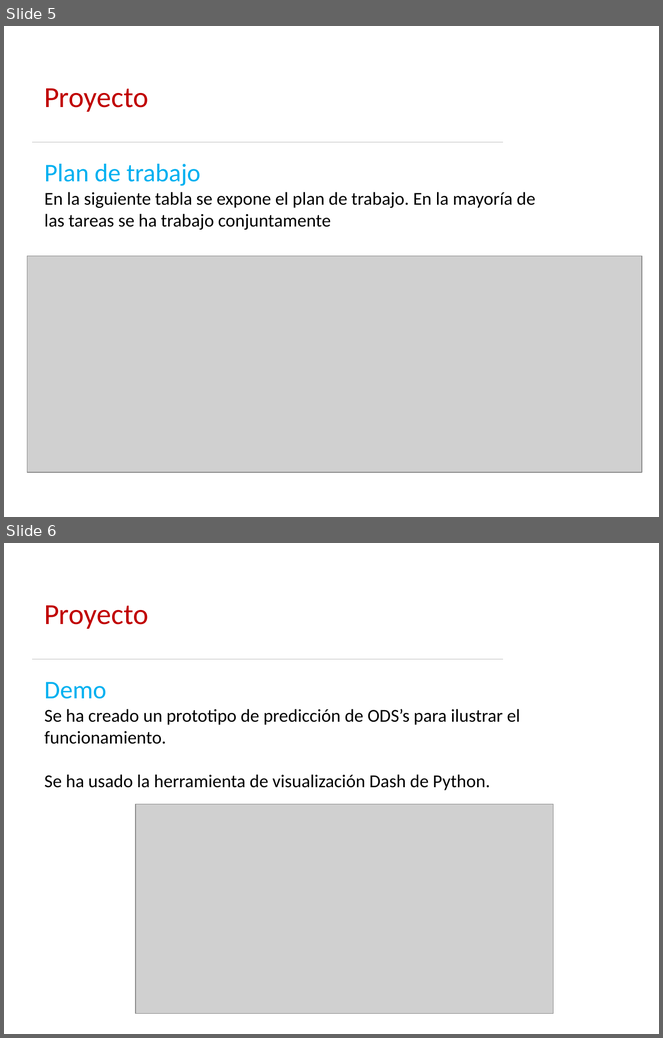
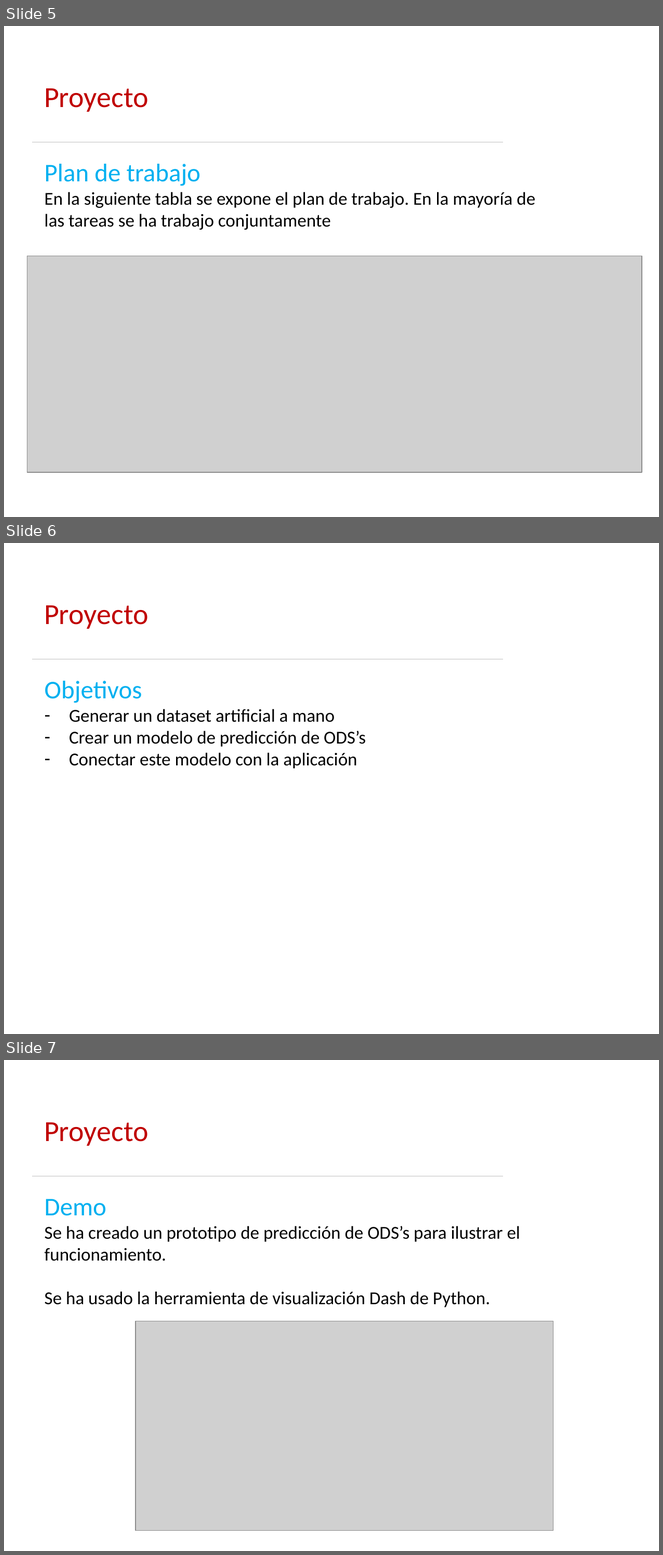
Before and after one commit to GuillePueyo/Radar-ODS-Proyecto-MBIT, a slide deck: Presentación Proyecto MBIT.pptx. Shown one above the other, each under a label of ours: slides 5 and 6 before the commit, slides 5, 6 and 7 after it. The pictures are 663x1038 and 663x1555 pixels, drawn with LibreOffice and Linux fonts; fonts in the diff are those of the drawing; grey boxes stand for pictures; background and template pictures are left out. Boxes give left, top, right and bottom in pixels: in the first picture for what was removed or moved away, otherwise in the second. Text is boxed around its words. In the diff, an @@ line names an element or a change of style, - is before the commit and + after.

```diff
--- a/Presentación Proyecto MBIT.pptx
+++ b/Presentación Proyecto MBIT.pptx
@@ slide 6 added at [4,543,659,1034], background #FFFFFF; not listed: 1 template element that a slide beside it also shows @@
@@ title added at [44,605,149,629], 32 pt, text #C00000 @@
+Proyecto
@@ text added at [45,681,366,769], 20 pt, text #000000 @@
+Objetivos
+– Generar un dataset artificial a mano
+– Crear un modelo de predicción de ODS’s
+– Conectar este modelo con la aplicación
@@ what was slide 6 is now slide 7 @@
```
Also in this commit, not shown: 2 slides changed.
